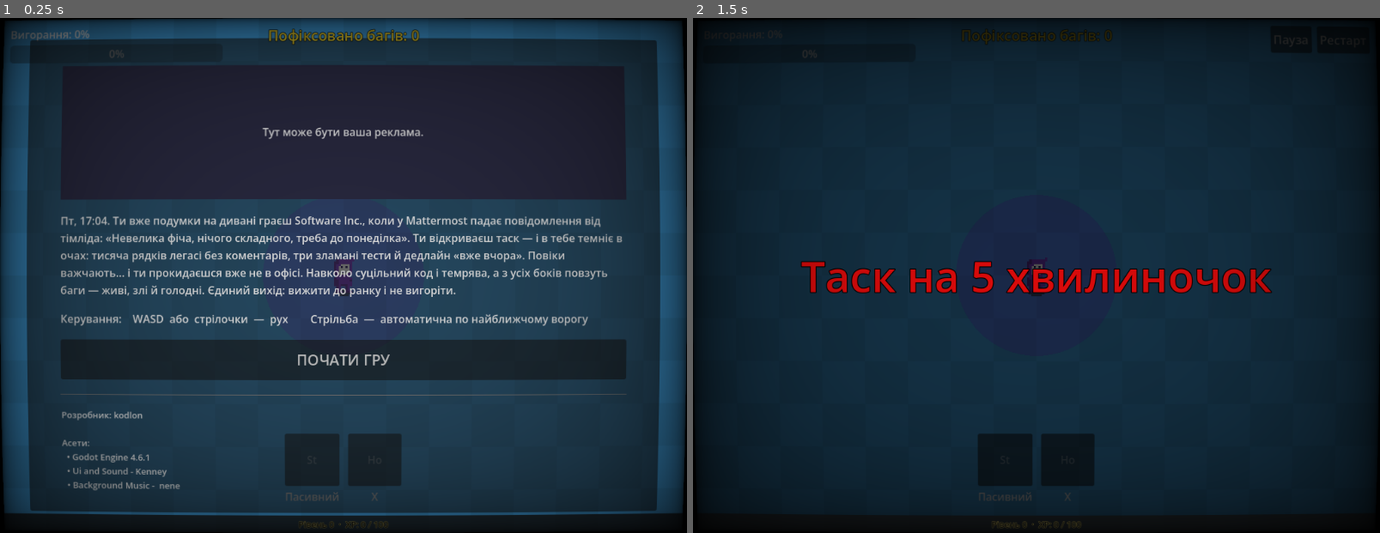
Above: before the commit, frames 1-2 (left to right).
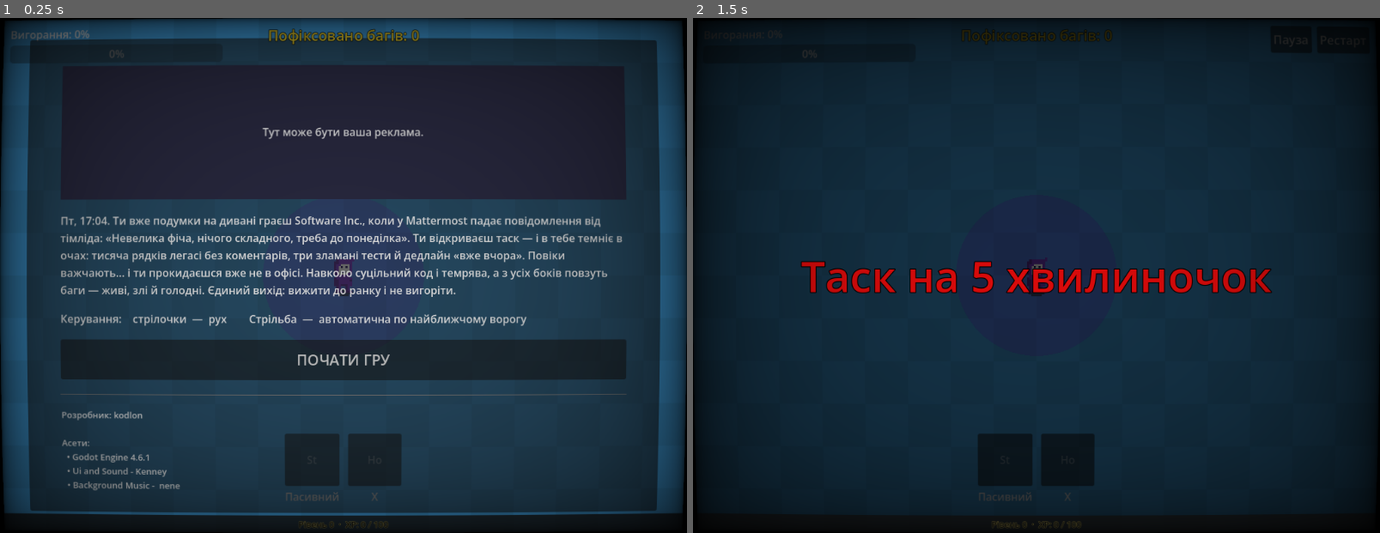
Above: after the commit, the same moments.

Repository: kodlon/DEVvsBUGS
Game: Godot game, scene res://scenes/main.tscn
The game is run twice, just before and just after one commit, with the same random seed, the same clock (stepped at 60 frames per second) and the same inputs. Sound files missing from this copy of the repository are replaced by a short silence.
Inputs:
- Up to frame 1 (0.25 s): no input
- Up to frame 2 (1.5 s): click "ПОЧАТИ ГРУ" at 0.5 s; click "Рестарт" at 1.25 s

The runs differ from the first frame. In frame 1, 0.6% of the frame differs, in the area x 19-86%, y 57-60%; in frame 2, nothing differs.

Commit message:
fixed description

Diff:
--- a/scenes/main.tscn
+++ b/scenes/main.tscn
@@ -246,7 +246,7 @@
 [node name="ControlsLabel" type="Label" parent="UI/StartPanel/MarginContainer/VBoxContainer" unique_id=778899001]
 layout_mode = 2
 size_flags_horizontal = 3
-text = "Керування:    WASD  або  стрілочки  —  рух        Стрільба  —  автоматична по найближчому ворогу"
+text = "Керування:    стрілочки  —  рух        Стрільба  —  автоматична по найближчому ворогу"
 
 [node name="StartButton" type="Button" parent="UI/StartPanel/MarginContainer/VBoxContainer" unique_id=-839299508]
 custom_minimum_size = Vector2(0, 60)
